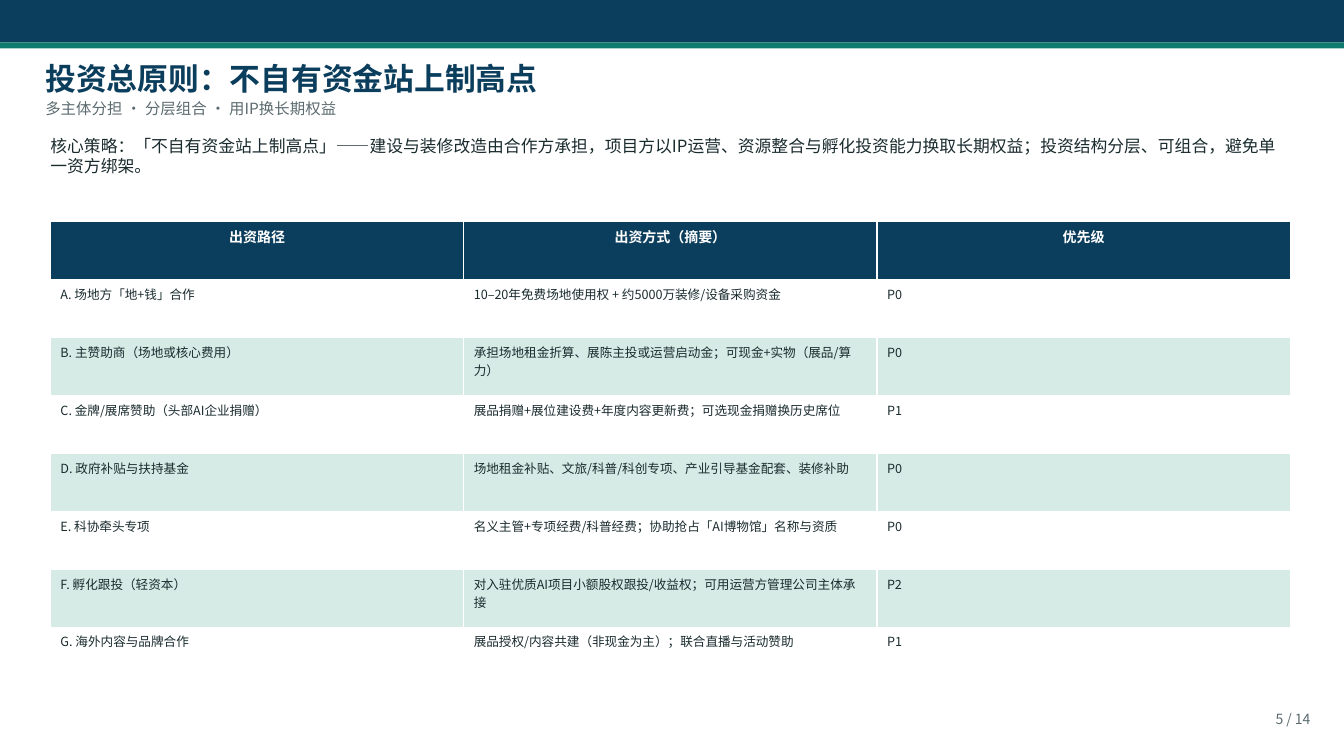
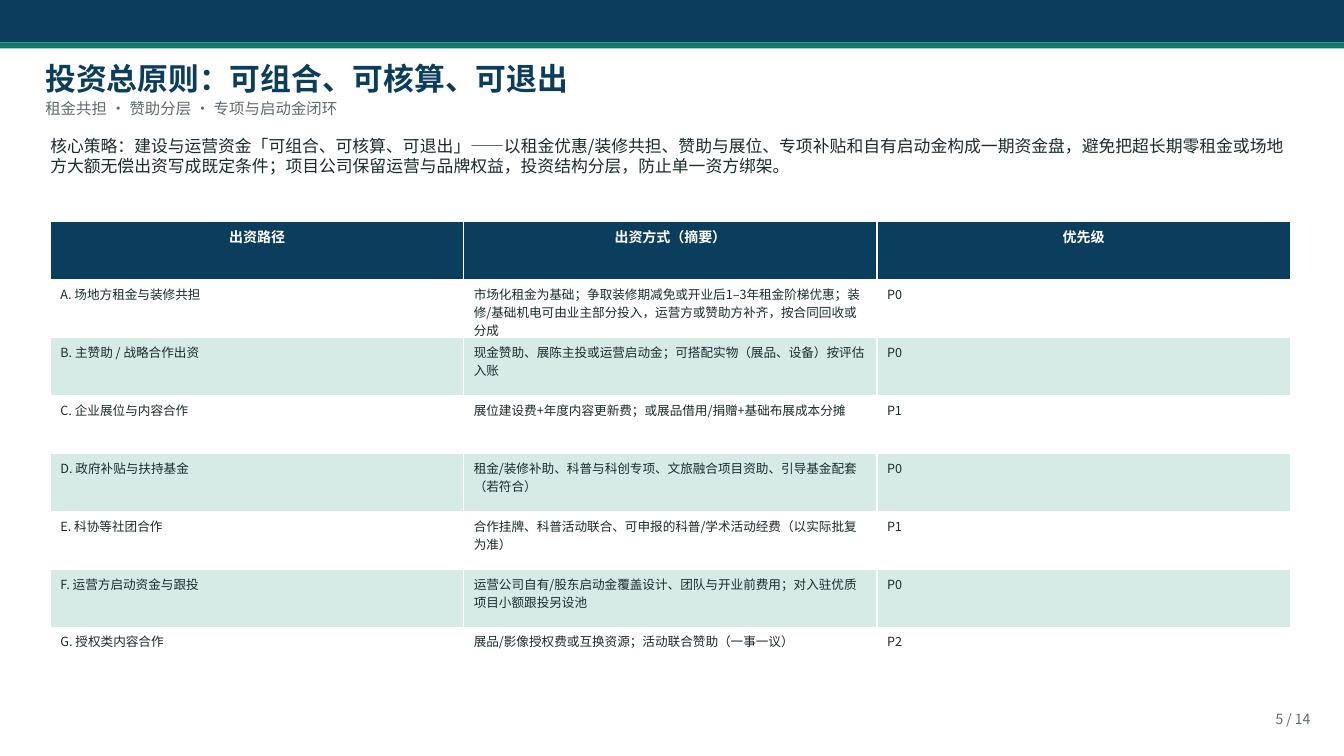
Before and after one commit to hujigang2010-maker/AIDEN, a slide deck: slide 5 of deliverables/上海AI博物馆_可执行落地方案.pptx. Drawn at 1344x756 pixels with LibreOffice and Linux fonts; fonts in the diff are those of the drawing. Boxes give left, top, right and bottom in pixels: in the first picture for what was removed or moved away, otherwise in the second. Text is boxed around its words. In the diff, an @@ line names an element or a change of style, - is before the commit and + after.

```diff
--- a/deliverables/上海AI博物馆_可执行落地方案.pptx
+++ b/deliverables/上海AI博物馆_可执行落地方案.pptx
@@ text at bbox=[45, 63, 568, 93]: text changed @@
-投资总原则：不自有资金站上制高点
+投资总原则：可组合、可核算、可退出
@@ text at bbox=[45, 101, 338, 115]: text changed @@
-多主体分担 · 分层组合 · 用IP换长期权益
+租金共担 · 赞助分层 · 专项与启动金闭环
@@ text at bbox=[50, 137, 1283, 175]: text changed @@
-核心策略：「不自有资金站上制高点」——建设与装修改造由合作方承担，项目方以IP运营、资源整合与孵化投资能力换取长期权益；投资结构分层、可组合，避免单一资方绑架。
+核心策略：建设与运营资金「可组合、可核算、可退出」——以租金优惠/装修共担、赞助与展位、专项补贴和自有启动金构成一期资金盘，避免把超长期零租金或场地方大额无偿出资写成既定条件；项目公司保留运营与品牌权益，投资结构分层，防止单一资方绑架。
@@ table at bbox=[50, 222, 1291, 686] @@
-row 2, column 1: A. 场地方「地+钱」合作
+row 2, column 1: A. 场地方租金与装修共担
-row 2, column 2: 10–20年免费场地使用权 + 约5000万装修/设备采购资金
+row 2, column 2: 市场化租金为基础；争取装修期减免或开业后1–3年租金阶梯优惠；装修/基础机电可由业主部分投入，运营方或赞助方补齐，按合同回收或分成
-row 3, column 1: B. 主赞助商（场地或核心费用）
+row 3, column 1: B. 主赞助 / 战略合作出资
-row 3, column 2: 承担场地租金折算、展陈主投或运营启动金；可现金+实物（展品/算力）
+row 3, column 2: 现金赞助、展陈主投或运营启动金；可搭配实物（展品、设备）按评估入账
-row 4, column 1: C. 金牌/展席赞助（头部AI企业捐赠）
+row 4, column 1: C. 企业展位与内容合作
-row 4, column 2: 展品捐赠+展位建设费+年度内容更新费；可选现金捐赠换历史席位
+row 4, column 2: 展位建设费+年度内容更新费；或展品借用/捐赠+基础布展成本分摊
-row 5, column 2: 场地租金补贴、文旅/科普/科创专项、产业引导基金配套、装修补助
+row 5, column 2: 租金/装修补助、科普与科创专项、文旅融合项目资助、引导基金配套（若符合）
-row 6: E. 科协牵头专项 | 名义主管+专项经费/科普经费；协助抢占「AI博物馆」名称与资质 | P0
+row 6: E. 科协等社团合作 | 合作挂牌、科普活动联合、可申报的科普/学术活动经费（以实际批复为准） | P1
-row 7: F. 孵化跟投（轻资本） | 对入驻优质AI项目小额股权跟投/收益权；可用运营方管理公司主体承接 | P2
+row 7: F. 运营方启动资金与跟投 | 运营公司自有/股东启动金覆盖设计、团队与开业前费用；对入驻优质项目小额跟投另设池 | P0
-row 8: G. 海外内容与品牌合作 | 展品授权/内容共建（非现金为主）；联合直播与活动赞助 | P1
+row 8: G. 授权类内容合作 | 展品/影像授权费或互换资源；活动联合赞助（一事一议） | P2
```
Also in this commit, not shown: 13 other slides changed, 7 other files.
